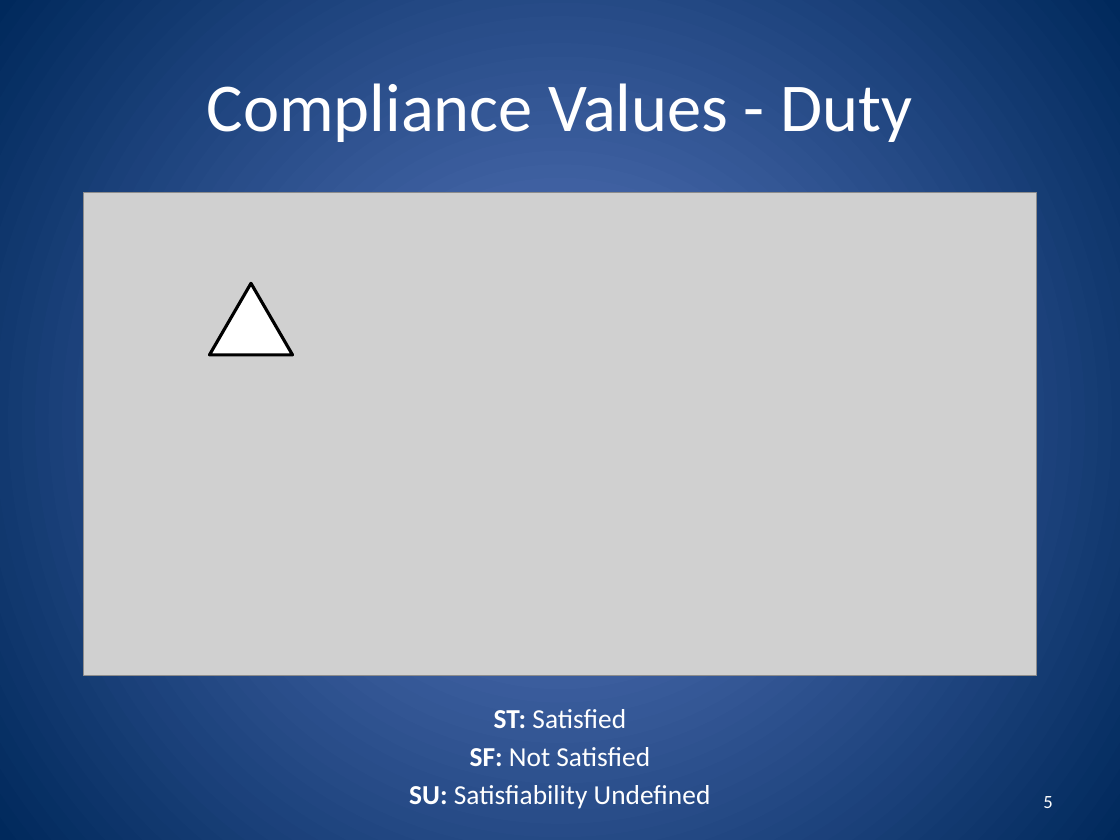
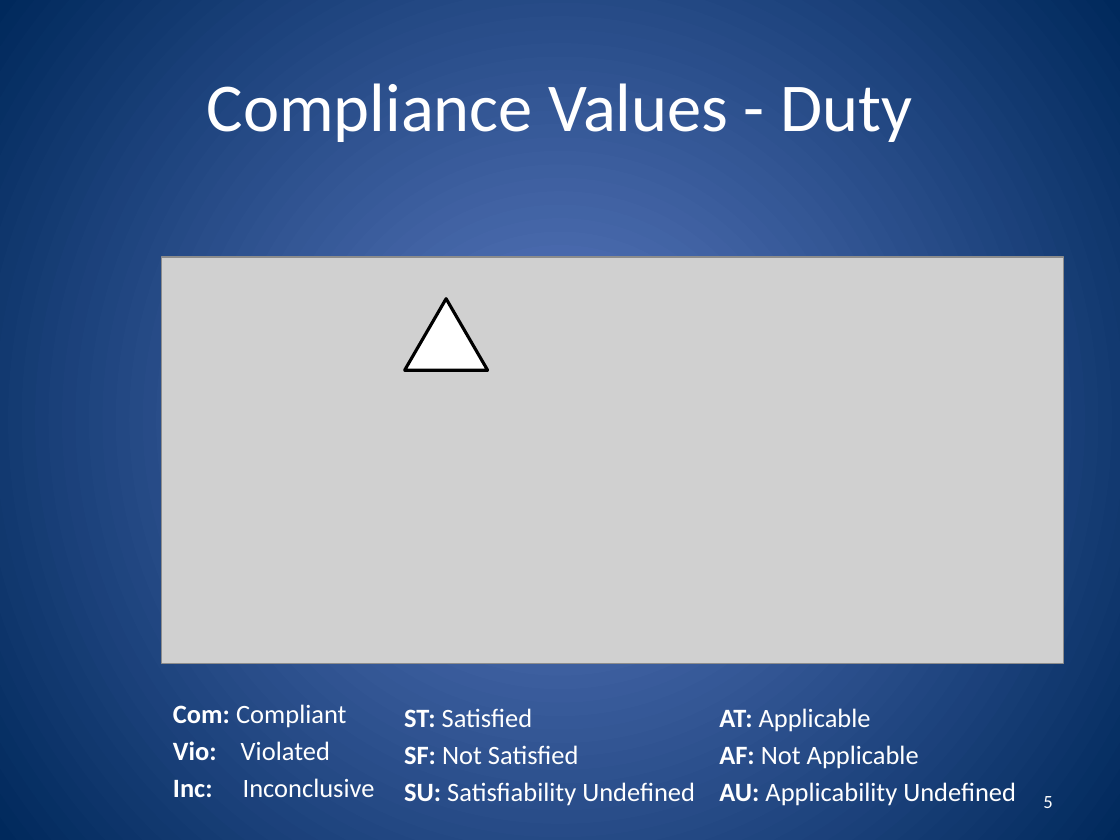
Before and after one commit to robinagandhi/modularnorms, a slide deck: slide 5 of examples/tutorial-slides.pptx. Drawn at 1120x840 pixels with LibreOffice and Linux fonts; fonts in the diff are those of the drawing; grey boxes stand for pictures. Boxes give left, top, right and bottom in pixels: in the first picture for what was removed or moved away, otherwise in the second. Text is boxed around its words. In the diff, an @@ line names an element or a change of style, - is before the commit and + after.

```diff
--- a/examples/tutorial-slides.pptx
+++ b/examples/tutorial-slides.pptx
@@ picture: place and size @@
-picture at <box>84,193,1037,675</box>
+picture at <box>162,256,1064,663</box>
@@ triangle: place and size @@
-triangle at <box>209,283,292,355</box>
+triangle at <box>404,299,487,371</box>
@@ text added at <box>173,704,375,797</box>, 17 pt, text #FFFFFF @@
+Com: Compliant
+Vio: Violated
+Inc: Inconclusive
@@ text "ST: Satisfied" at <box>404,708,695,806</box>: size 17.6 to 17 pt; alignment centre to left @@
@@ text added at <box>719,708,1016,806</box>, 17 pt, text #FFFFFF @@
+AT: Applicable
+AF: Not Applicable
+AU: Applicability Undefined
```
Also in this commit, not shown: 7 other slides changed, 1 slide added, 3 slides removed.
